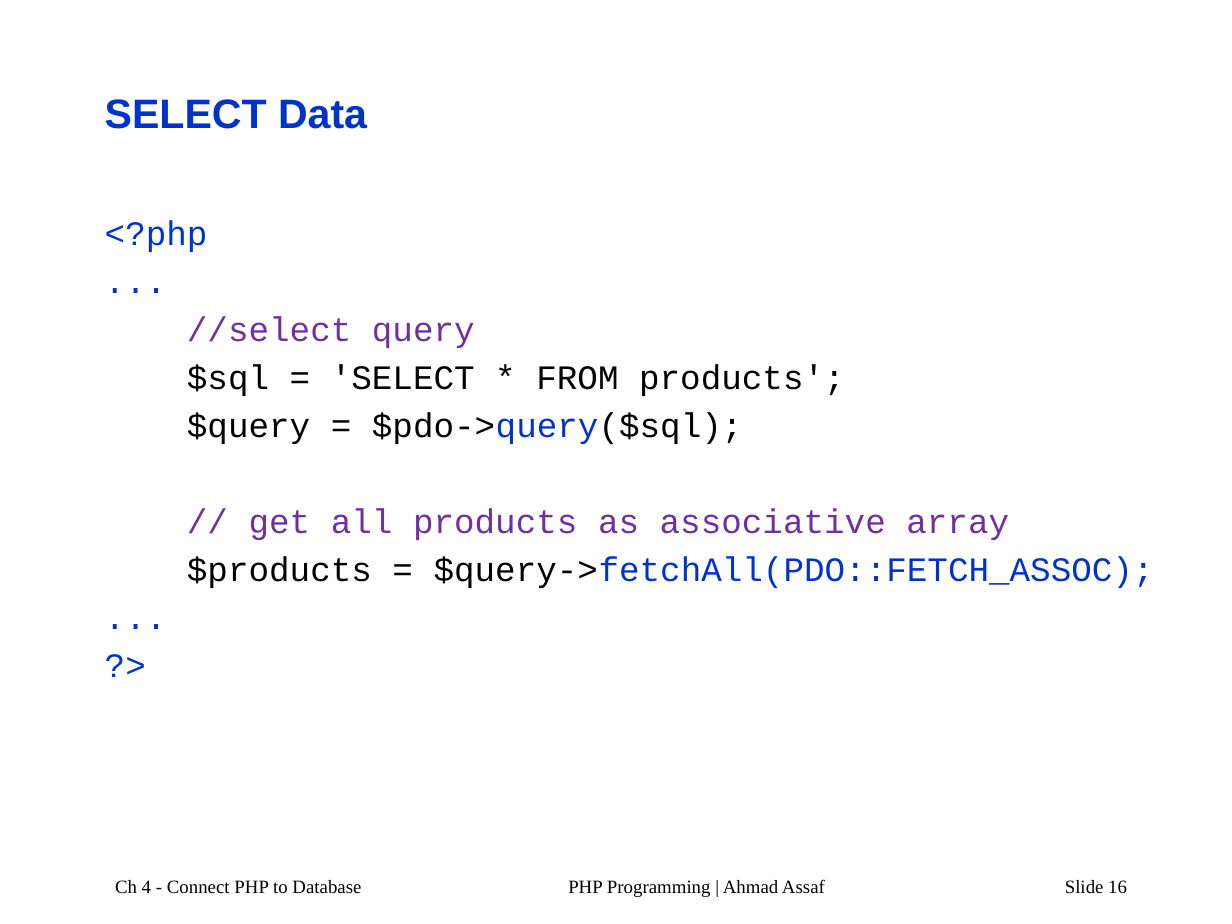
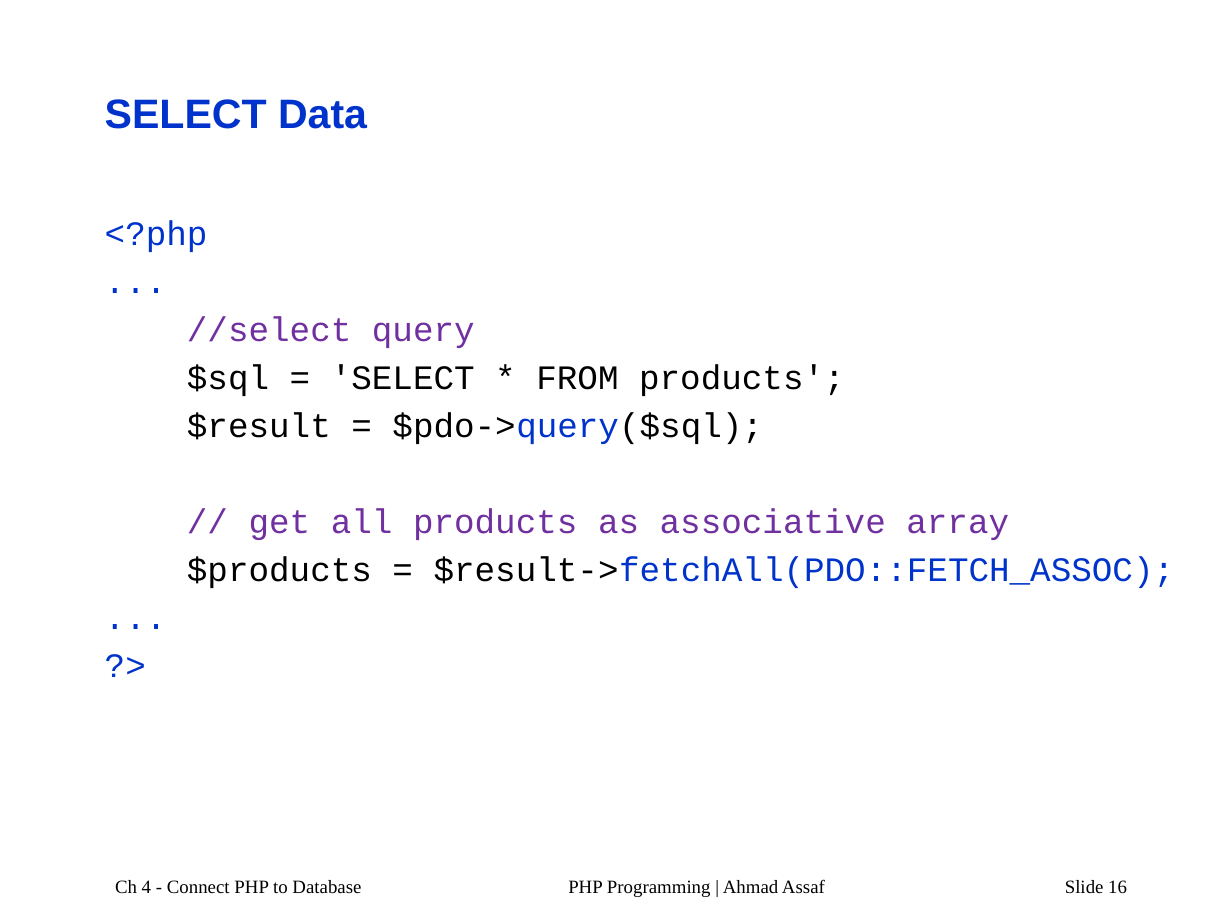
Before and after one commit to AhmadAssafCode/PHP2211, a slide deck: slide 16 of others/PHP-Ch4a.pptx. Drawn at 1232x924 pixels with LibreOffice and Linux fonts; fonts in the diff are those of the drawing. Boxes give left, top, right and bottom in pixels: in the first picture for what was removed or moved away, otherwise in the second. Text is boxed around its words. In the diff, an @@ line names an element or a change of style, - is before the commit and + after.

```diff
--- a/others/PHP-Ch4a.pptx
+++ b/others/PHP-Ch4a.pptx
@@ text at (187,412,763,444): text changed @@
-$query = $pdo->query($sql);
+$result = $pdo->query($sql);
@@ text at (187,556,1175,588): text changed @@
-$products = $query->fetchAll(PDO::FETCH_ASSOC);
+$products = $result->fetchAll(PDO::FETCH_ASSOC);
```
Also in this commit, not shown: 2 other slides changed, 1 slide added, 1 other file.
